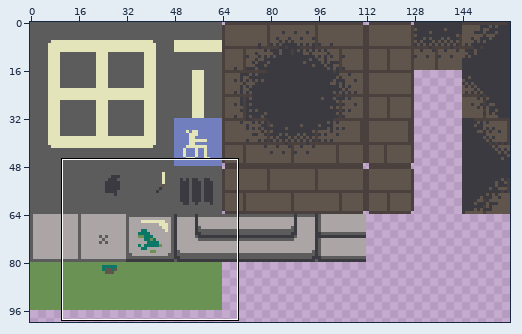
Two states of a sprite sheet, Assets/Sprites/Tileset/TilesetMM.png. The picture above shows the old version from afar; the outline marks the close-up.
Close-up. The starting point:
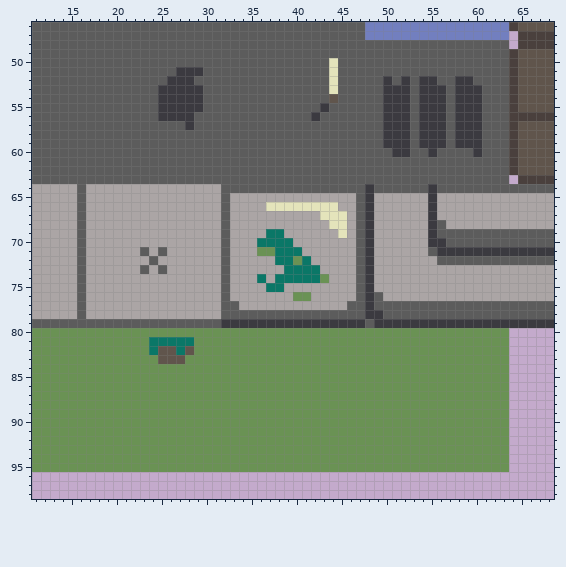
The file is 160x160 pixels. Shown: x 11..68, y 46..98. The wide view leaves out empty margins.
And afterwards:
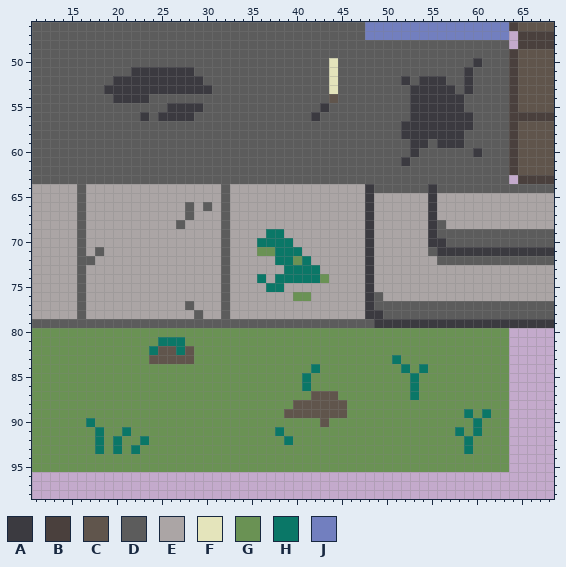
Palette (. is transparent): A #3b3a40  B #4a403d  C #60554c  D #5c5c5c  E #aba5a5  F #e4e4bb  G #6a9254  H #0a7767  J #727fbf
What changed:
The author changed colour D to colour A in row 50 at x 60; in row 51 at x 22 to 26 and 59; in row 52 at x 20 to 25, 29 and 56; in row 53 at x 19 to 24, 30, 53 and 57; in row 54 at x 20 to 23, 53 and 57; in row 55 at x 53 and 57.
The author changed colour D to colour A in row 56 at x 23, 53 and 57; in rows 57 to 59 at x 53 and 57; in row 60 at x 53; in row 61 at x 52.
The author changed colour G to colour C in row 83 at x 24 and 28; in row 87 at x 42 to 44; in row 88 at x 40 to 45; in row 89 at x 39 to 45; in row 90 at x 43.
The author changed colour A to colour D in row 51 at x 29; in row 52 at x 50 and 58; in row 53 at x 50 to 52, 58 and 60; in row 54 at x 25 to 29, 50 to 52 and 59 to 60; in row 55 at x 25, 50 to 52 and 59 to 60; in row 56 at x 50 to 52 and 60.
The author changed colour A to colour D in row 57 at x 28, 50 to 51 and 60; in row 58 at x 50 to 51 and 59 to 60; in row 59 at x 50 to 52, 55 and 59 to 60; in row 60 at x 51 to 52 and 55; in row 79 at x 32 to 47.
The author changed colour E to colour D in row 66 at x 28 and 30; in row 67 at x 28; in row 68 at x 27; in row 71 at x 18; in row 72 at x 17; in row 77 at x 28.
The author changed colour E to colour D in row 78 at x 29.
The author changed colour D to colour E in row 64 at x 33 to 47; in rows 65 to 70 at x 47; in row 71 at x 23, 25 and 47; in row 72 at x 24 and 47; in row 73 at x 23, 25 and 47; in rows 74 to 76 at x 47.
The author changed colour D to colour E in row 77 at x 33 and 46 to 47; in row 78 at x 33 to 47.
The author changed colour F to colour E in row 66 at x 37 to 44; in row 67 at x 43 to 45; in row 68 at x 44 to 45; in row 69 at x 45.
The author changed colour H to colour G in row 81 at x 24 and 28.
The author changed colour G to colour H in row 83 at x 51; in row 84 at x 42, 52 and 54; in rows 85 to 86 at x 41 and 53; in row 87 at x 53; in row 89 at x 59 and 61; in row 90 at x 17 and 60.
The author changed colour G to colour H in row 91 at x 18, 21, 38, 58 and 60; in row 92 at x 18, 20, 23, 39 and 59; in row 93 at x 18, 20, 22 and 59.
Changed places in both close-ups, as pixel boxes (x1, y1, x2, y2):
changed: (86, 58, 491, 454)
